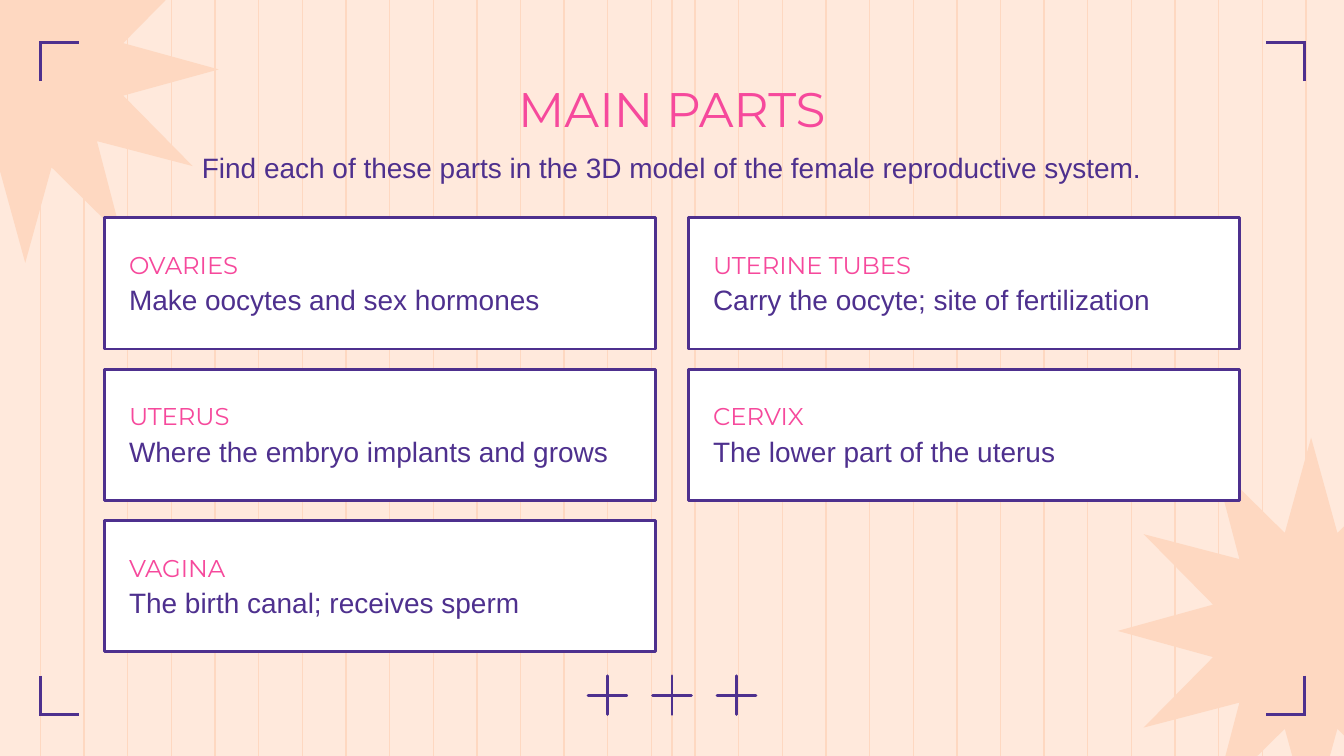
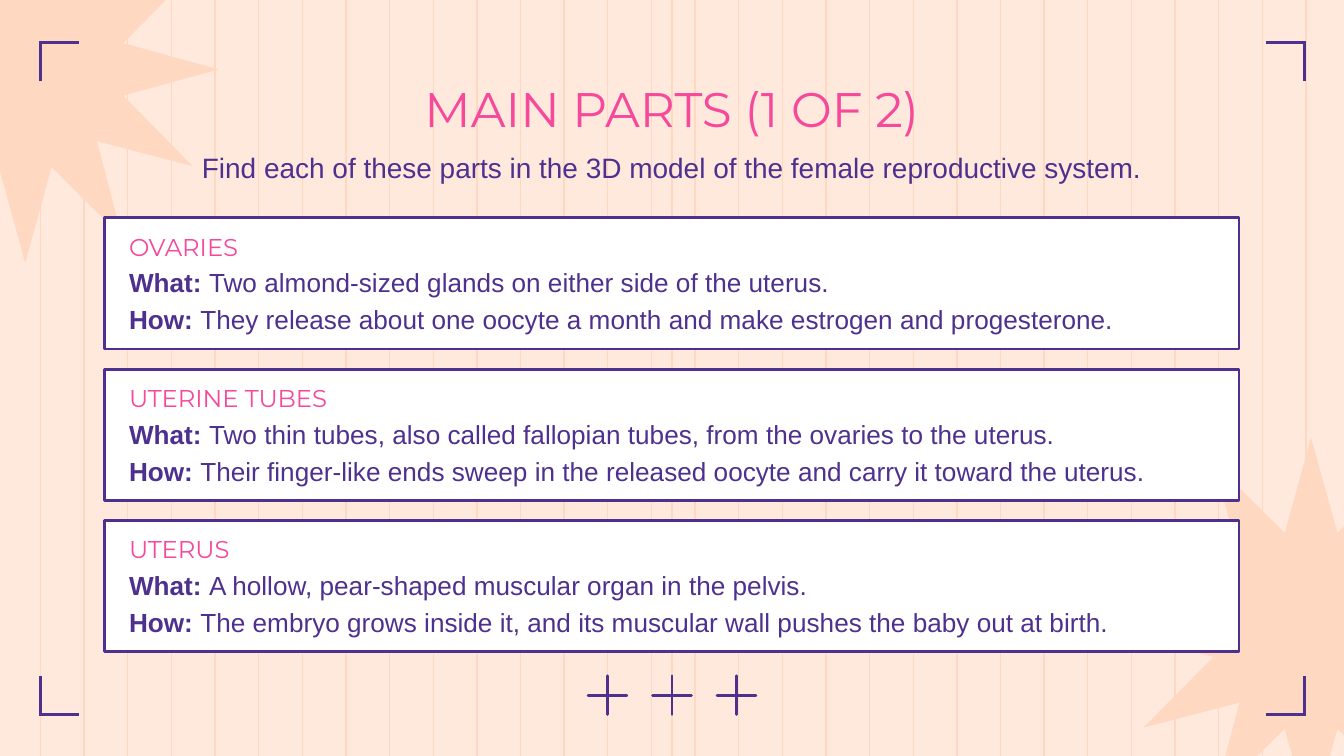
Before and after one commit to Ezkiel2004/Anthropotomy, a slide deck: slide 6 of docs/body-systems/female-reproductive-system.pptx. Drawn at 1344x756 pixels with LibreOffice and Linux fonts; fonts in the diff are those of the drawing. Boxes give left, top, right and bottom in pixels: in the first picture for what was removed or moved away, otherwise in the second. Text is boxed around its words. In the diff, an @@ line names an element or a change of style, - is before the commit and + after.

```diff
--- a/docs/body-systems/female-reproductive-system.pptx
+++ b/docs/body-systems/female-reproductive-system.pptx
@@ title at [424,91,919,137]: text changed @@
-MAIN PARTS
+MAIN PARTS (1 OF 2)
@@ rectangle: place and size @@
-rectangle at [105,218,655,349]
+rectangle at [105,218,1239,349]
@@ text at [129,239,238,256]: more space between paragraphs @@
@@ text at [129,273,1112,335]: text changed; size 15 to 14 pt @@
-Make oocytes and sex hormones
+What: Two almond-sized glands on either side of the uterus.
+How: They release about one oocyte a month and make estrogen and progesterone.
@@ rectangle: place and size @@
-rectangle at [688,218,1238,349]
+rectangle at [105,370,1239,501]
@@ text "UTERINE TUBES": place and size @@
-text "UTERINE TUBES" at [713,257,1150,316]
+text "UTERINE TUBES" at [129,390,1144,486]
@@ rectangle removed at [688,370,1238,501] @@
@@ text at [129,390,327,407]: more space between paragraphs @@
@@ text removed at [713,408,1055,467] @@
-CERVIX
-The lower part of the uterus
@@ text at [129,425,1144,486]: text changed; size 15 to 14 pt @@
-Carry the oocyte; site of fertilization
+What: Two thin tubes, also called fallopian tubes, from the ovaries to the uterus.
+How: Their finger-like ends sweep in the released oocyte and carry it toward the uterus.
@@ rectangle: place and size @@
-rectangle at [105,370,655,501]
+rectangle at [105,520,1239,652]
@@ rectangle removed at [105,520,655,652] @@
@@ text "UTERUS": place and size @@
-text "UTERUS" at [129,408,608,467]
+text "UTERUS" at [129,541,1107,638]
@@ text at [129,541,230,558]: more space between paragraphs @@
@@ text removed at [129,560,519,618] @@
-VAGINA
-The birth canal; receives sperm
@@ text at [129,576,1107,638]: text changed; size 15 to 14 pt @@
-Where the embryo implants and grows
+What: A hollow, pear-shaped muscular organ in the pelvis.
+How: The embryo grows inside it, and its muscular wall pushes the baby out at birth.
```
Also in this commit, not shown: 4 other slides changed, 1 slide added, 9 other files.
